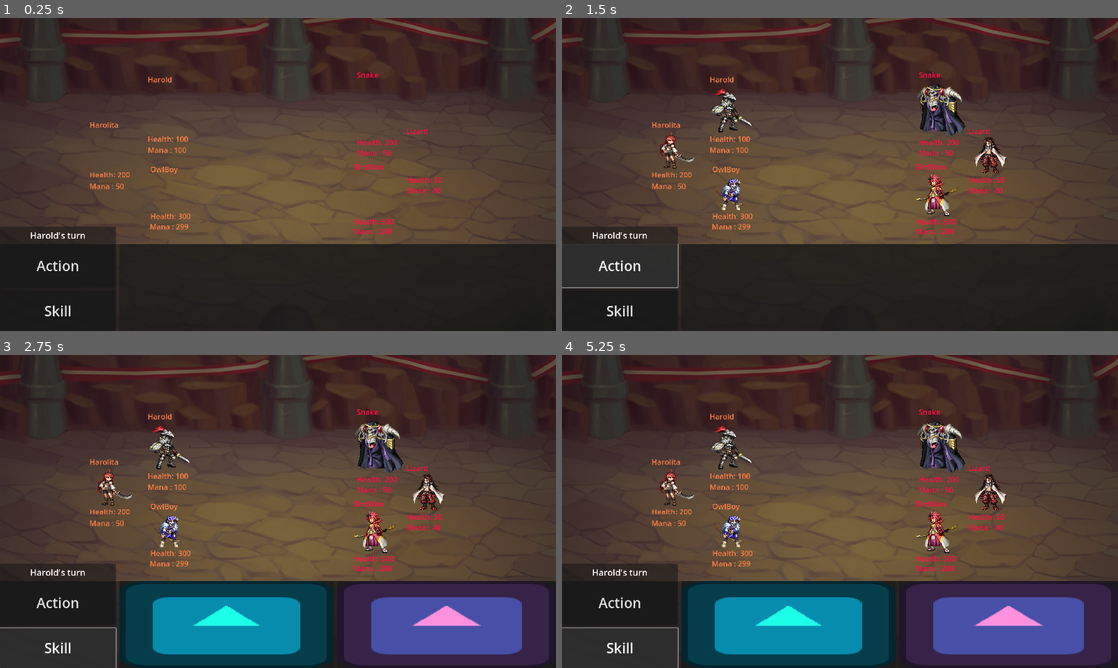
Above: before the commit, frames 1-4 (two rows, left to right).
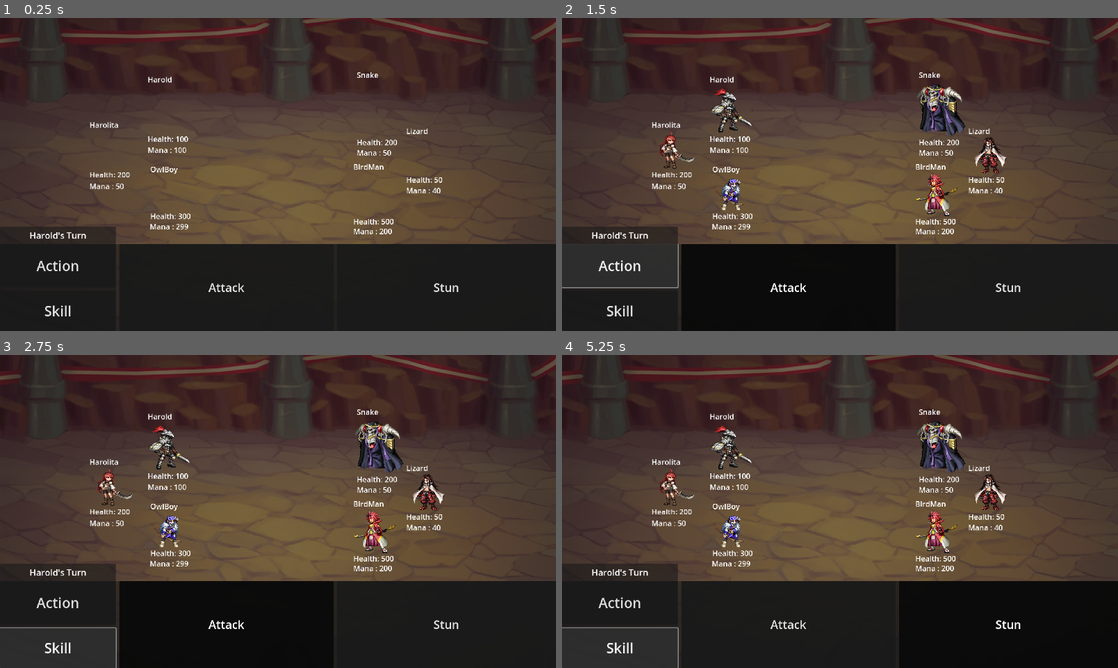
Above: after the commit, the same moments.

Repository: NxKuma/ISCS_RPG
Game: Godot game, scene res://Scene/main.tscn
Same seed, same stepped clock (60 frames per second), same inputs: the game is played once before the commit and once after it. The engine's default icon, where the game draws it, is replaced by a stand-in: a white triangle on a blue panel in a dark square.
Inputs (mouse positions are in pixels of both pictures, inside the frame that each line leads up to):
- Up to frame 1 (0.25 s): no input
- Up to frame 2 (1.5 s): click "Action" (after the commit: "Attack") at 0.5 s; click "Action" at 1.25 s
- Up to frame 3 (2.75 s): click "Skill" at 2 s
- Up to frame 4 (5.25 s): click (789, 624) at 2.77 s; click "Skill" (after the commit: "Stun") at 3.5 s; click "Action" at 4.25 s; click "Skill" at 5 s

The runs differ from the first frame. In frame 1, 1.3% of the frame differs, in the area x 5-83%, y 17-88%; in frame 2, 6.1%; in frame 3, 21%; in frame 4, 21%, in the area x 5-100%, y 17-100%.
Error after the commit: Parse Error: Identifier "enemie" not declared in the current scope. (res://Script/GameHandler.gd:78)

Commit message:
Added PickEnemyAction

Diff:
--- a/iscs-rpg/Material/disolver.tres
+++ b/iscs-rpg/Material/disolver.tres
@@ -142,7 +142,6 @@
 
 }
 "
-graph_offset = Vector2(-88.9788, 378.89)
 mode = 1
 flags/light_only = false
 nodes/fragment/0/position = Vector2(1660, 340)
--- a/iscs-rpg/Material/outline.tres
+++ b/iscs-rpg/Material/outline.tres
@@ -289,7 +289,6 @@
 
 }
 "
-graph_offset = Vector2(2388.28, 1382.31)
 mode = 1
 flags/light_only = false
 nodes/fragment/0/position = Vector2(3000, 1400)
--- a/iscs-rpg/Scene/main.tscn
+++ b/iscs-rpg/Scene/main.tscn
@@ -61,23 +61,6 @@
 region = Rect2(874, 461, 64, 65)
 
 [sub_resource type="RectangleShape2D" id="RectangleShape2D_yju2u"]
-
-[sub_resource type="Animation" id="Animation_3kaoy"]
-resource_name = "Blink"
-length = 0.2
-step = 0.1
-tracks/0/type = "value"
-tracks/0/imported = false
-tracks/0/enabled = true
-tracks/0/path = NodePath(".:material")
-tracks/0/interp = 1
-tracks/0/loop_wrap = true
-tracks/0/keys = {
-"times": PackedFloat32Array(0, 0.2),
-"transitions": PackedFloat32Array(1, 1),
-"update": 1,
-"values": [SubResource("ShaderMaterial_5v06v"), SubResource("ShaderMaterial_5v06v")]
-}
 
 [sub_resource type="Animation" id="Animation_df26b"]
 resource_name = "Disolve"
@@ -95,6 +78,22 @@
 "values": [SubResource("ShaderMaterial_5v06v"), SubResource("ShaderMaterial_5v06v"), SubResource("ShaderMaterial_5v06v")]
 }
 
+[sub_resource type="Animation" id="Animation_3kaoy"]
+resource_name = "Heal"
+step = 0.1
+tracks/0/type = "value"
+tracks/0/imported = false
+tracks/0/enabled = true
+tracks/0/path = NodePath(".:modulate")
+tracks/0/interp = 1
+tracks/0/loop_wrap = true
+tracks/0/keys = {
+"times": PackedFloat32Array(0, 0.5, 1),
+"transitions": PackedFloat32Array(1, 1, 1),
+"update": 0,
+"values": [Color(1, 1, 1, 1), Color(0.00889999, 0.89, 0.023585, 1), Color(1, 1, 1, 1)]
+}
+
 [sub_resource type="Animation" id="Animation_m8b04"]
 length = 0.001
 tracks/0/type = "value"
@@ -109,11 +108,23 @@
 "update": 1,
 "values": [SubResource("ShaderMaterial_5v06v")]
 }
+tracks/1/type = "value"
+tracks/1/imported = false
+tracks/1/enabled = true
+tracks/1/path = NodePath(".:modulate")
+tracks/1/interp = 1
+tracks/1/loop_wrap = true
+tracks/1/keys = {
+"times": PackedFloat32Array(0),
+"transitions": PackedFloat32Array(1),
+"update": 0,
+"values": [Color(1, 1, 1, 1)]
+}
 
 [sub_resource type="AnimationLibrary" id="AnimationLibrary_t5cmg"]
 _data = {
-"Blink": SubResource("Animation_3kaoy"),
 "Disolve": SubResource("Animation_df26b"),
+"Heal": SubResource("Animation_3kaoy"),
 "RESET": SubResource("Animation_m8b04")
 }
 
@@ -171,7 +182,6 @@
 scale = Vector2(0.8, 0.8)
 
 [node name="Player2" type="Sprite2D" parent="."]
-modulate = Color(1, 0.501167, 0.27, 1)
 material = SubResource("ShaderMaterial_5v06v")
 position = Vector2(395, 456)
 scale = Vector2(2, 2)
@@ -245,7 +255,6 @@
 scale = Vector2(0.8, 0.8)
 
 [node name="Enemy" parent="." instance=ExtResource("1_uhqgt")]
-modulate = Color(1, 0.0588235, 0.270588, 1)
 position = Vector2(1310, 318)
 scale = Vector2(2, 2)
 texture = SubResource("AtlasTexture_nr0p3")
@@ -273,7 +282,6 @@
 scale = Vector2(0.8, 0.8)
 
 [node name="Enemy2" parent="." instance=ExtResource("1_uhqgt")]
-modulate = Color(1, 0.0588235, 0.270588, 1)
 position = Vector2(1481, 471)
 scale = Vector2(2, 2)
 texture = SubResource("AtlasTexture_jwjgw")
@@ -301,7 +309,6 @@
 scale = Vector2(0.8, 0.8)
 
 [node name="Enemy3" parent="." instance=ExtResource("1_uhqgt")]
-modulate = Color(1, 0.0588235, 0.270588, 1)
 position = Vector2(1294, 609)
 scale = Vector2(2, 2)
 texture = SubResource("AtlasTexture_ocbgp")
--- a/iscs-rpg/Scene/player.tscn
+++ b/iscs-rpg/Scene/player.tscn
@@ -11,23 +11,6 @@
 shader_parameter/Width = 3.0
 
 [sub_resource type="RectangleShape2D" id="RectangleShape2D_yju2u"]
-
-[sub_resource type="Animation" id="Animation_3kaoy"]
-resource_name = "Blink"
-length = 0.2
-step = 0.1
-tracks/0/type = "value"
-tracks/0/imported = false
-tracks/0/enabled = true
-tracks/0/path = NodePath(".:material")
-tracks/0/interp = 1
-tracks/0/loop_wrap = true
-tracks/0/keys = {
-"times": PackedFloat32Array(0, 0.2),
-"transitions": PackedFloat32Array(1, 1),
-"update": 1,
-"values": [SubResource("ShaderMaterial_5v06v"), SubResource("ShaderMaterial_5v06v")]
-}
 
 [sub_resource type="Animation" id="Animation_df26b"]
 resource_name = "Disolve"
@@ -45,6 +28,22 @@
 "values": [SubResource("ShaderMaterial_5v06v"), SubResource("ShaderMaterial_5v06v"), SubResource("ShaderMaterial_5v06v")]
 }
 
+[sub_resource type="Animation" id="Animation_3kaoy"]
+resource_name = "Heal"
+step = 0.1
+tracks/0/type = "value"
+tracks/0/imported = false
+tracks/0/enabled = true
+tracks/0/path = NodePath(".:modulate")
+tracks/0/interp = 1
+tracks/0/loop_wrap = true
+tracks/0/keys = {
+"times": PackedFloat32Array(0, 0.5, 1),
+"transitions": PackedFloat32Array(1, 1, 1),
+"update": 0,
+"values": [Color(1, 1, 1, 1), Color(0.00889999, 0.89, 0.023585, 1), Color(1, 1, 1, 1)]
+}
+
 [sub_resource type="Animation" id="Animation_m8b04"]
 length = 0.001
 tracks/0/type = "value"
@@ -59,16 +58,27 @@
 "update": 1,
 "values": [SubResource("ShaderMaterial_5v06v")]
 }
+tracks/1/type = "value"
+tracks/1/imported = false
+tracks/1/enabled = true
+tracks/1/path = NodePath(".:modulate")
+tracks/1/interp = 1
+tracks/1/loop_wrap = true
+tracks/1/keys = {
+"times": PackedFloat32Array(0),
+"transitions": PackedFloat32Array(1),
+"update": 0,
+"values": [Color(1, 1, 1, 1)]
+}
 
 [sub_resource type="AnimationLibrary" id="AnimationLibrary_t5cmg"]
 _data = {
-"Blink": SubResource("Animation_3kaoy"),
 "Disolve": SubResource("Animation_df26b"),
+"Heal": SubResource("Animation_3kaoy"),
 "RESET": SubResource("Animation_m8b04")
 }
 
 [node name="Player" type="Sprite2D"]
-modulate = Color(1, 0.501167, 0.27, 1)
 material = SubResource("ShaderMaterial_5v06v")
 position = Vector2(-1, 1)
 texture = ExtResource("1_dfo4x")
@@ -107,5 +117,7 @@
 "": SubResource("AnimationLibrary_t5cmg")
 }
 
+[node name="GPUParticles2D" type="GPUParticles2D" parent="."]
+
 [connection signal="mouse_entered" from="Area2D" to="." method="_on_area_2d_mouse_entered"]
 [connection signal="mouse_exited" from="Area2D" to="." method="_on_area_2d_mouse_exited"]
--- a/iscs-rpg/Script/GameHandler.gd
+++ b/iscs-rpg/Script/GameHandler.gd
@@ -64,11 +64,34 @@
 	print(team.size())
 
 func pick_enemy_action() -> void:
-	pass
+	for e in range(enemies.size()):
+		var enemy:Character = enemies[e]
+		var enemy_action_number: int  = randi_range(0, enemy.stats.skill_list.size())
+		var enemy_action_string: String
+		var target_array: Array[Sprite2D]
+		if enemy_action_number == enemy.stats.skill_list.size():
+			enemy_action_string = "Attack"
+			target_array = team
+		else:
+			enemy_action_string = enemy.stats.skill_list[enemy_action_number].skill_name
+			if enemy.stats.skill_list[enemy_action_number].skill_type == "Support":
+				target_array = enemie
+		initialize_action(enemies[e],enemy_action_string, team[randi_range(0,2)])
+
+func fastest_to_slowest(a, b):
+	if a.stats.speed > b.stats.speed:
+		return true
+	return false
+
+func arrange_by_speed() -> Array[Character]:
+	var entity_list: Array[Character] = []
+	for e in entities:
+		entity_list.append(e)
+	entity_list.sort_custom(fastest_to_slowest)
+	return entity_list
 
 # Called every frame. 'delta' is the elapsed time since the previous frame.
 func _process(delta: float) -> void:
-	print(current_entity)
 	if current_state == GameState.SetUp and current_entity < team.size():
 		l_panel.set_visible(true)
 		has_queued = false
@@ -112,10 +135,11 @@
 		else:
 			target = team[target_entity]
 		initialize_action(team[current_entity], current_action, target)
+
 #------------------------------------------------------------------------------
 	elif current_state == GameState.Execute:
-		for e in range(enemies.size()):
-			initialize_action(enemies[e],"Attack", team[randi_range(0,2)])
+		var sorted_list = arrange_by_speed()
+		print(action_list)
 		Input.set_default_cursor_shape(Input.CURSOR_ARROW)
 		for b in left_buttons:
 			b.set_mouse_filter(0)
@@ -128,6 +152,9 @@
 		a_panel.set_visible(false)
 		l_panel.set_visible(false)
 		turn_indicator.text = " "
+		#-------------------------------
+		# Put function here that goes through every value of the dictionary to do the things
+		#-------------------------------
 		await get_tree().create_timer(1.0).timeout
 		current_entity = 0
 		current_state = GameState.SetUp
@@ -162,6 +189,11 @@
 
 #------------------------------------------------------------------------------
 
+
+
+
+
+#------------------------------------------------------------------------------
 # Button Presses
 func _attack_button_press():
 	current_state = GameState.Target
Not shown: 2 places in iscs-rpg/Scene/main.tscn that only renumber resources
